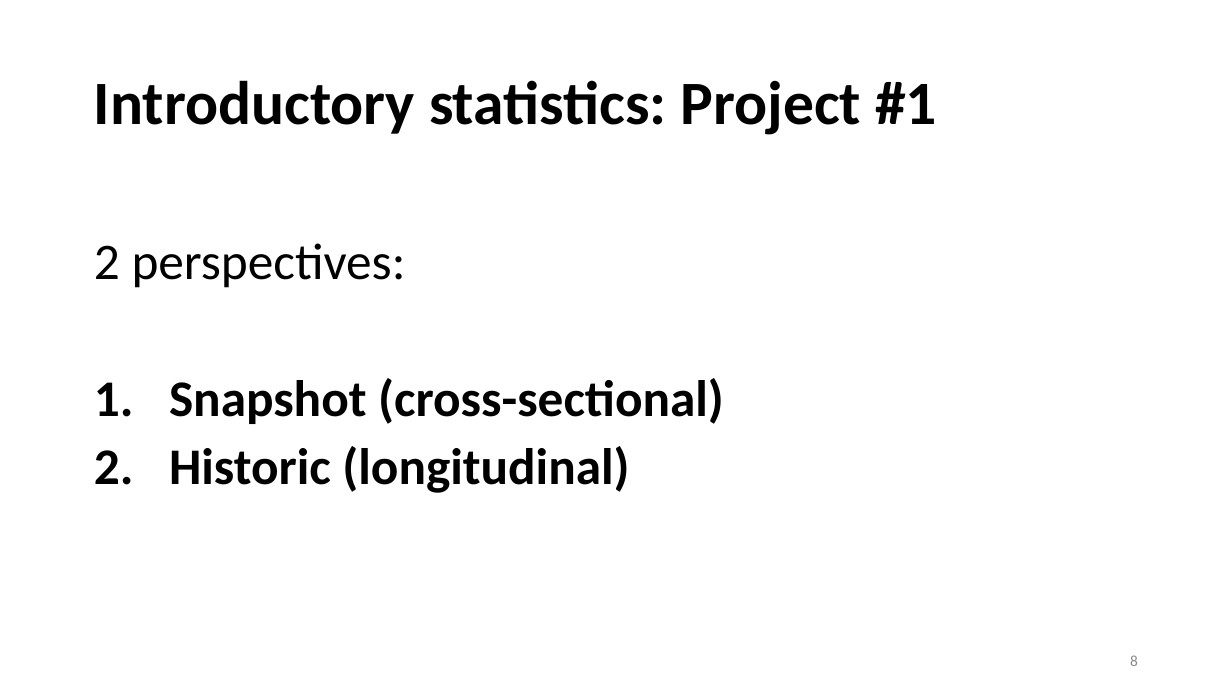
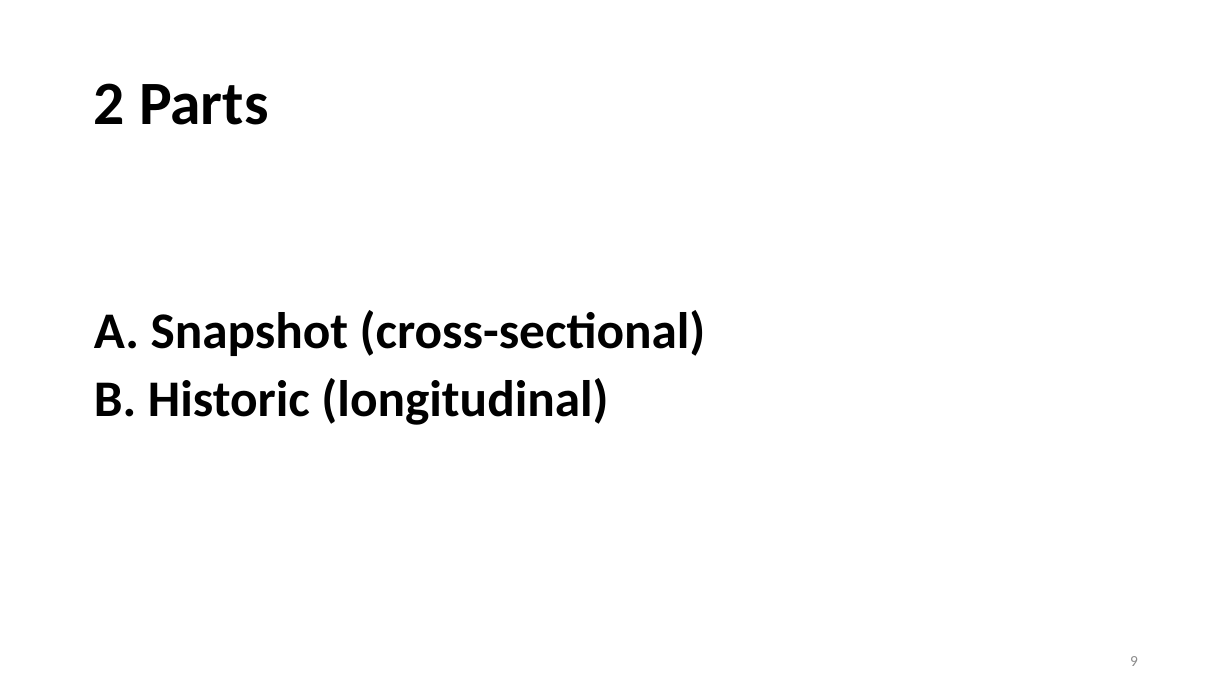
Before and after one commit to silasbergen/IASE, a slide deck: slide 9 of Presentation.pptx (slide 8 before the commit). Drawn at 1232x693 pixels with LibreOffice and Linux fonts; fonts in the diff are those of the drawing. Boxes give left, top, right and bottom in pixels: in the first picture for what was removed or moved away, otherwise in the second. Text is boxed around its words. In the diff, an @@ line names an element or a change of style, - is before the commit and + after.

```diff
--- a/Presentation.pptx
+++ b/Presentation.pptx
@@ title at box(94, 83, 269, 125): text changed @@
-Introductory statistics: Project #1
+2 Parts
@@ text at box(94, 310, 706, 425): text changed @@
-2 perspectives:
-1. Snapshot (cross-sectional)
-2. Historic (longitudinal)
+A. Snapshot (cross-sectional)
+B. Historic (longitudinal)
@@ page number at box(1130, 656, 1138, 666): text changed @@
-8
+9
```
Also in this commit, not shown: 6 other slides changed, 1 slide added.
